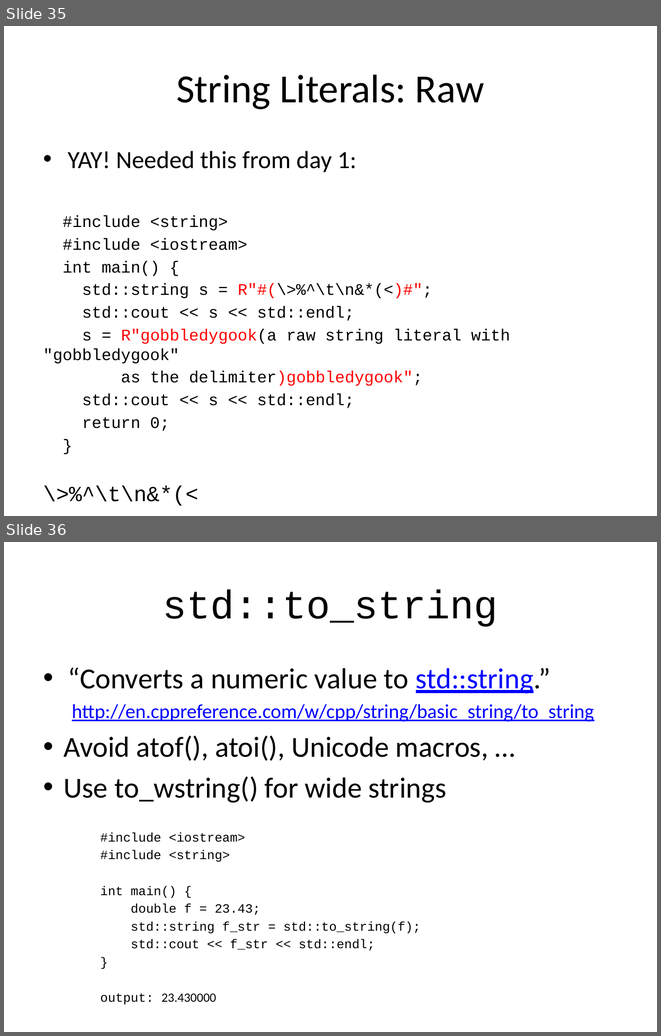
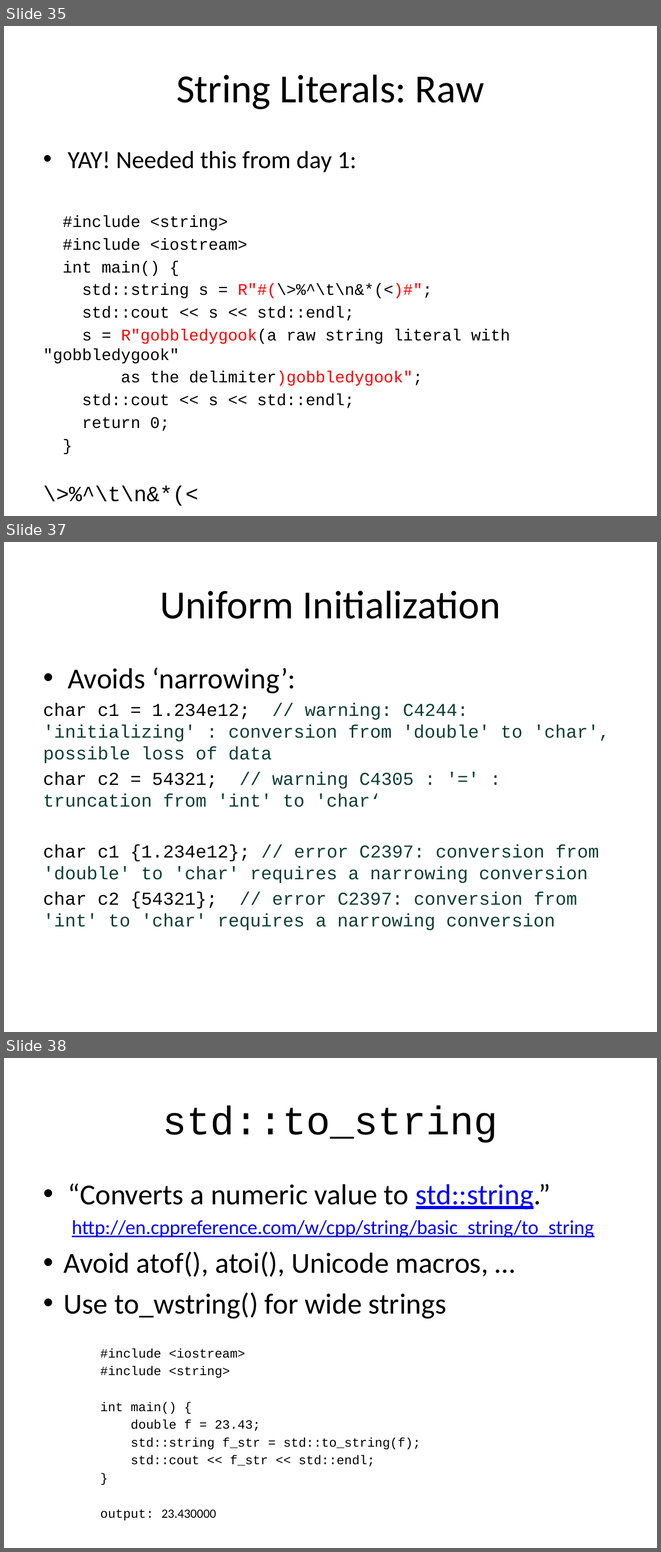
Before and after one commit to fellmad/FunWithCpp11, a slide deck: doc/Fun_with_C++11.pptx. Shown one above the other, each under a label of ours: slides 35 and 36 before the commit, slides 35, 37 and 38 after it; the slides between them are not shown. The pictures are 661x1036 and 661x1552 pixels, drawn with LibreOffice and Linux fonts; fonts in the diff are those of the drawing. Boxes give left, top, right and bottom in pixels: in the first picture for what was removed or moved away, otherwise in the second. Text is boxed around its words. In the diff, an @@ line names an element or a change of style, - is before the commit and + after.

Commit message:
uniform init

```diff
--- a/doc/Fun_with_C++11.pptx
+++ b/doc/Fun_with_C++11.pptx
@@ slide 37 added at [4, 542, 657, 1032], background #FFFFFF @@
@@ title added at [160, 590, 501, 619], 44 pt, text #000000 @@
+Uniform Initialization
@@ text added at [43, 667, 610, 930], 20 pt, text #0D3F32 @@
+• Avoids ‘narrowing’:
+char c1 = 1.234e12; // warning: C4244: 'initializing' : conversion from 'double' to 'char', possible loss of data
+char c2 = 54321; // warning C4305 : '=' : truncation from 'int' to 'char‘
+char c1 {1.234e12}; // error C2397: conversion from 'double' to 'char' requires a narrowing conversion
+char c2 {54321}; // error C2397: conversion from 'int' to 'char' requires a narrowing conversion
@@ what was slide 36 is now slide 38 @@
```
Also in this commit, not shown: 1 slide changed, 1 other slide added, 5 other files.
